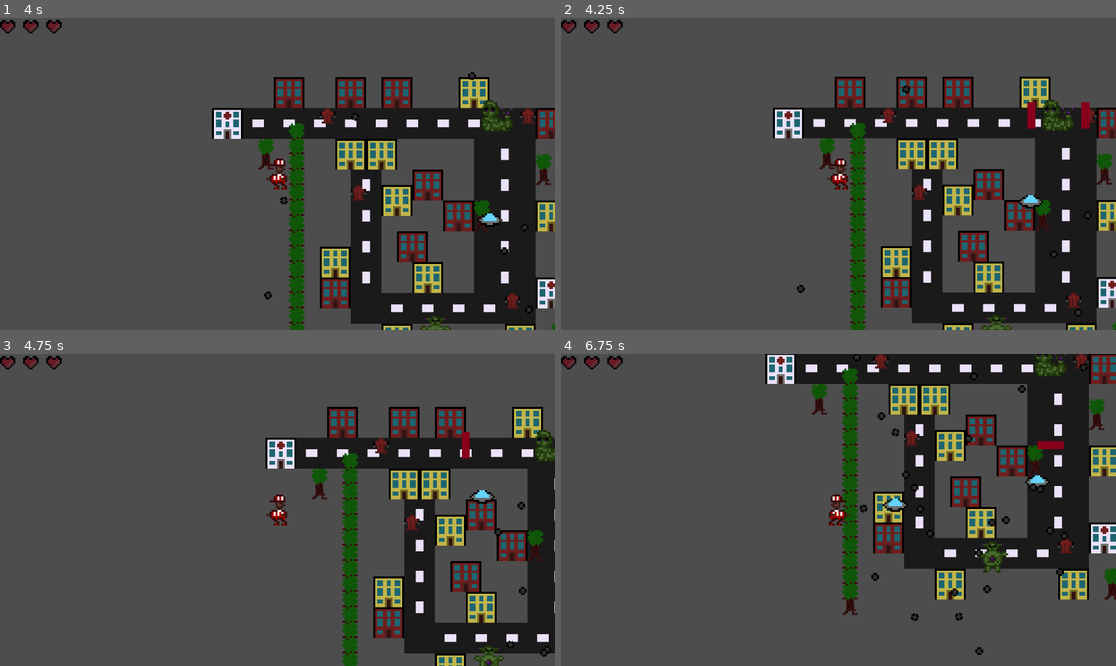
Above: before the commit, frames 1-4 (two rows, left to right).
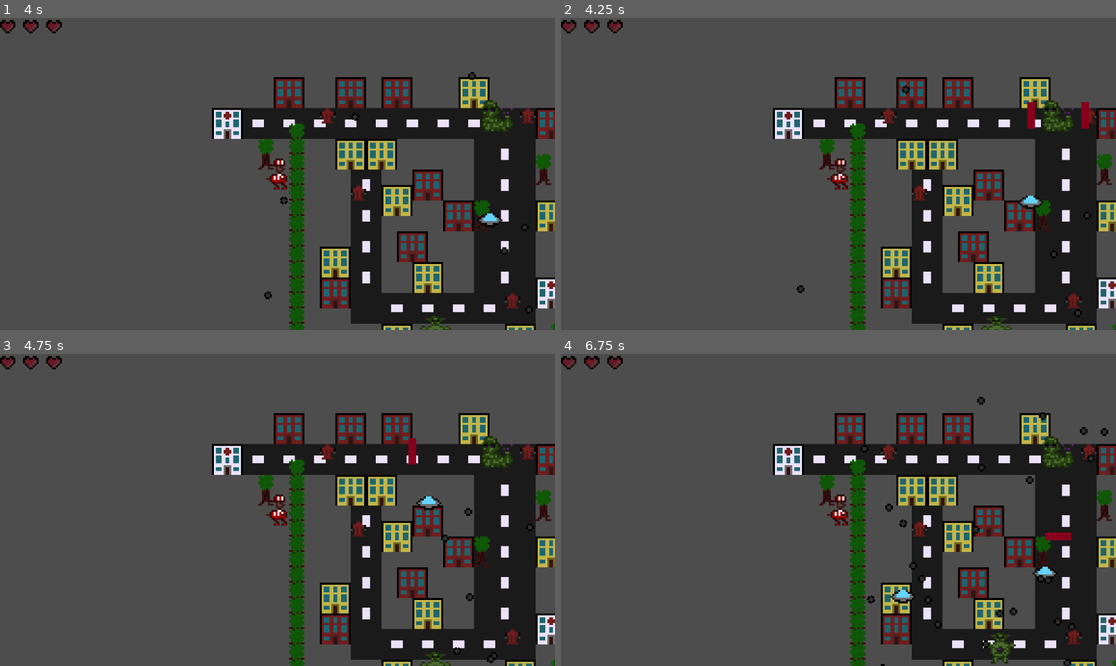
Above: after the commit, the same moments.

Repository: Lila-Kuhlt/Close-Encounters-of-the-Jeff-Kind
Game: Godot game, scene res://scenes/World.tscn
The game is run twice, just before and just after one commit, with the same random seed, the same clock (stepped at 60 frames per second) and the same inputs.
Inputs:
- Up to frame 1 (4 s): tap Enter at 0.5 s; hold D (right) 0.53-1.28 s; tap Space at 1.25 s; hold S (down) 1.28-2.03 s; hold D (right) 2.03-2.78 s; hold W (up) 2.78-3.53 s; hold A (left) from 3.53 s (still down)
- Up to frame 2 (4.25 s): keep holding A (left)
- Up to frame 3 (4.75 s): keep holding A (left)
- Up to frame 4 (6.75 s): release A (left) at 5.03 s; hold S (down) 5.03-5.78 s; hold D (right) 5.78-6.53 s; hold W (up) from 6.53 s (still down)

Frame 1 is identical in both runs. In frame 2, 2.1% of the frame differs, in the area x 38-100%, y 18-100%; in frame 3, 29%; in frame 4, 37%, in the area x 36-100%, y 0-100%.

Commit message:
Implement stunning after a bullet hit

Diff:
--- a/godot/scenes/Player.gd
+++ b/godot/scenes/Player.gd
@@ -10,6 +10,8 @@
 var package_queue := []
 var lifes := MAX_LIFES
 var packages_delivered := 0
+var is_stunned := false
+var is_invincible := false
 
 func _ready():
 	get_parent().get_node("UI").set_max_health(MAX_LIFES)
@@ -50,6 +52,8 @@
 
 func _physics_process(_delta):
 	var direction := Input.get_vector("left", "right", "up", "down")
+	if is_stunned:
+		direction = Vector2(0, 0)
 	if direction.x > 0:
 		$Character.scale = Vector2i(-1, 1)
 	elif direction.x < 0:
@@ -59,3 +63,17 @@
 	move_and_slide()
 
 	get_parent().get_node('Camera').position = position
+
+func hit_player():
+	if is_stunned or is_invincible:
+		return
+	is_stunned = true
+	$StunTimer.start()
+
+func _on_stun_timer_timeout() -> void:
+	is_invincible = true
+	is_stunned = false
+	$InvincibilityTimer.start()
+
+func _on_invincibility_timer_timeout() -> void:
+	is_invincible = false
--- a/godot/scenes/Player.tscn
+++ b/godot/scenes/Player.tscn
@@ -40,4 +40,14 @@
 [node name="CollisionShape2D" type="CollisionShape2D" parent="DestinationDetector"]
 shape = SubResource("CircleShape2D_m6hdk")
 
+[node name="StunTimer" type="Timer" parent="."]
+wait_time = 4.0
+one_shot = true
+
+[node name="InvincibilityTimer" type="Timer" parent="."]
+wait_time = 1.2
+one_shot = true
+
 [connection signal="area_entered" from="DestinationDetector" to="." method="_on_destination_detector_area_entered"]
+[connection signal="timeout" from="StunTimer" to="." method="_on_stun_timer_timeout"]
+[connection signal="timeout" from="InvincibilityTimer" to="." method="_on_invincibility_timer_timeout"]
--- a/godot/src/Bullet.gd
+++ b/godot/src/Bullet.gd
@@ -16,4 +16,5 @@
 
 
 func _on_hit_box_area_entered(_area):
+	get_parent().get_node("Jeff").hit_player()
 	queue_free()
